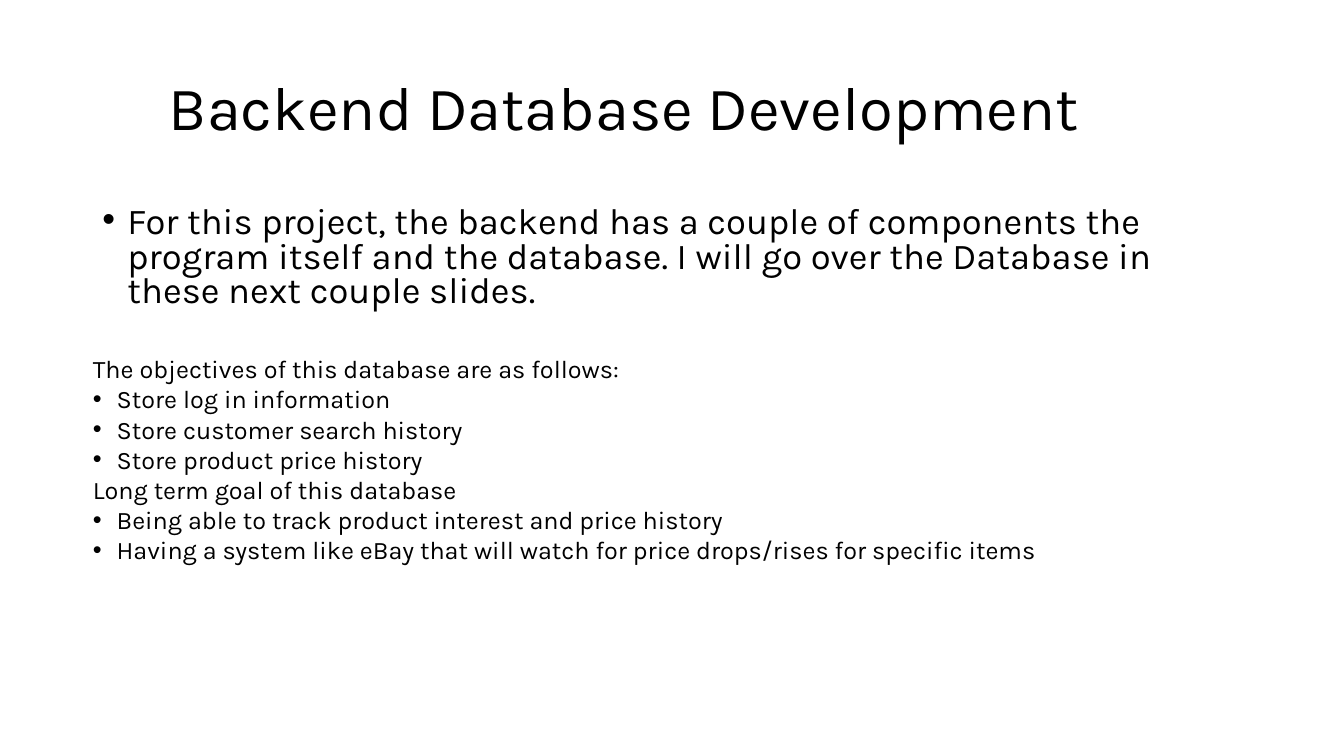
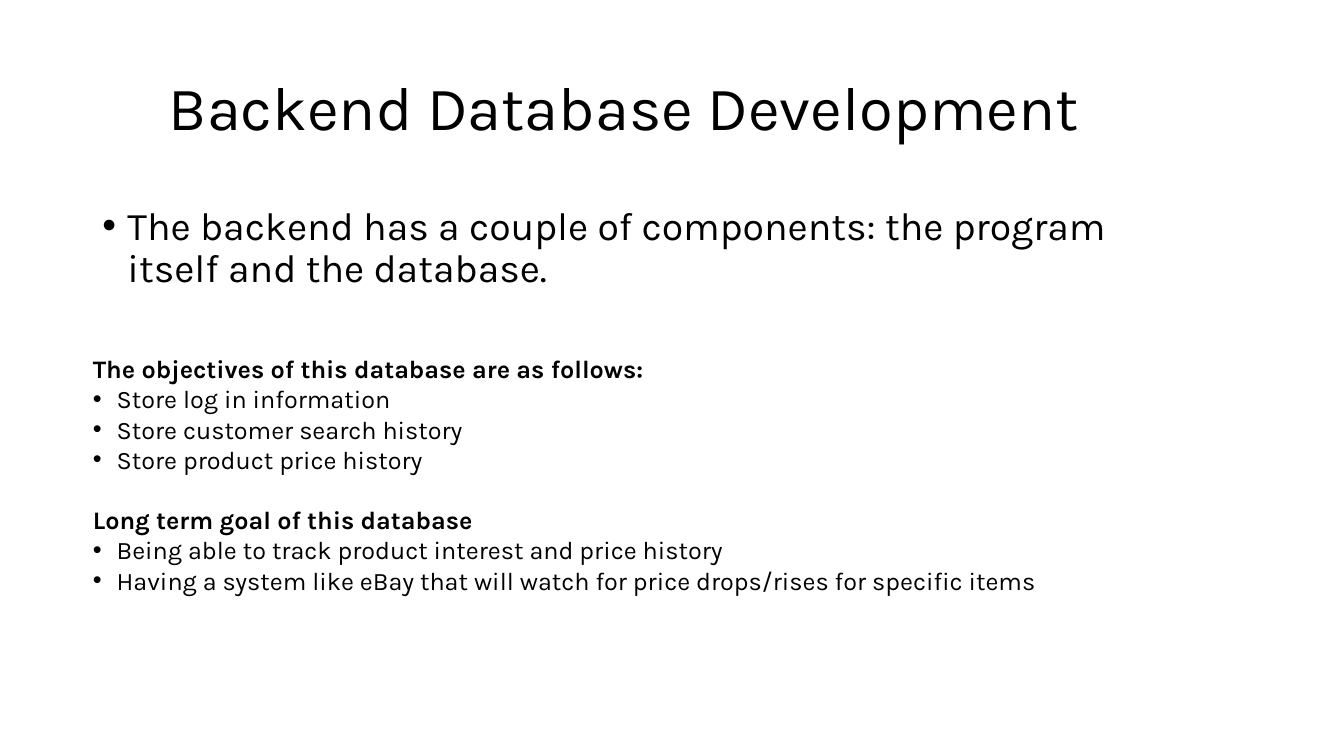
Before and after one commit to Jormungandr72/Cross-Website-Price-Checker, a slide deck: slide 4 of Documentation/Phase-One-Docs/CPT-200_Phase_One_Presentation.ppt. Drawn at 1344x756 pixels with LibreOffice and Linux fonts; fonts in the diff are those of the drawing. Boxes give left, top, right and bottom in pixels: in the first picture for what was removed or moved away, otherwise in the second. Text is boxed around its words. In the diff, an @@ line names an element or a change of style, - is before the commit and + after.

```diff
--- a/Documentation/Phase-One-Docs/CPT-200_Phase_One_Presentation.ppt
+++ b/Documentation/Phase-One-Docs/CPT-200_Phase_One_Presentation.ppt
@@ text at [127, 213, 1106, 283]: text changed; size 26 to 28 pt @@
-• For this project, the backend has a couple of components the program itself and the database. I will go over the Database in these next couple slides.
+• The backend has a couple of components: the program itself and the database.
@@ text at [93, 360, 643, 536]: bold on in "The objectives of this database are as ...", "Long term goal of this database" @@
```
Also in this commit, not shown: 1 other slide changed.
